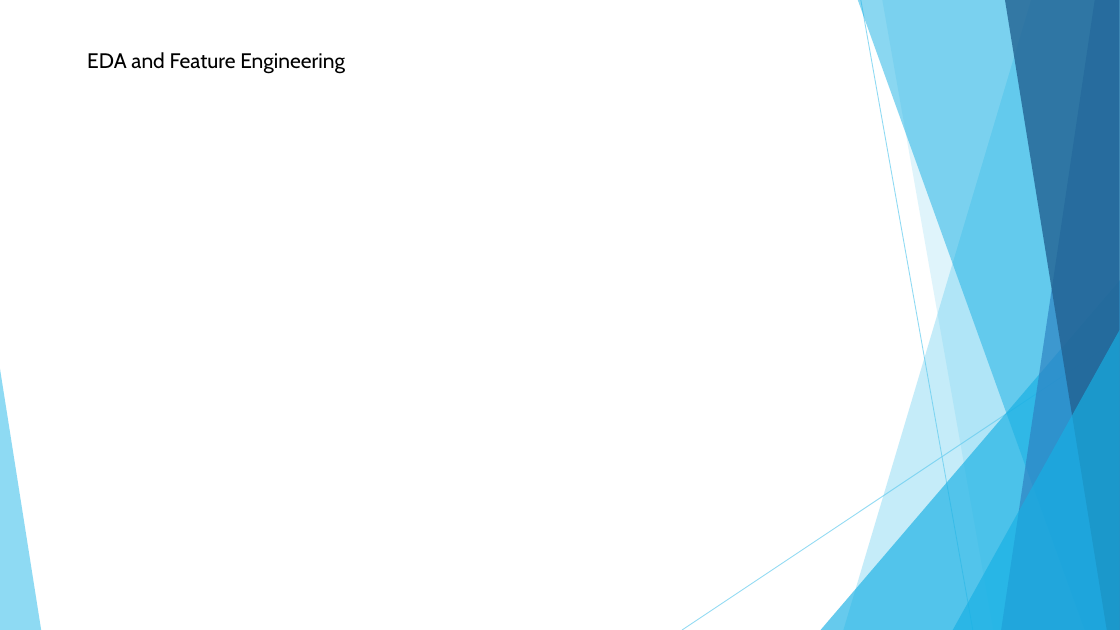
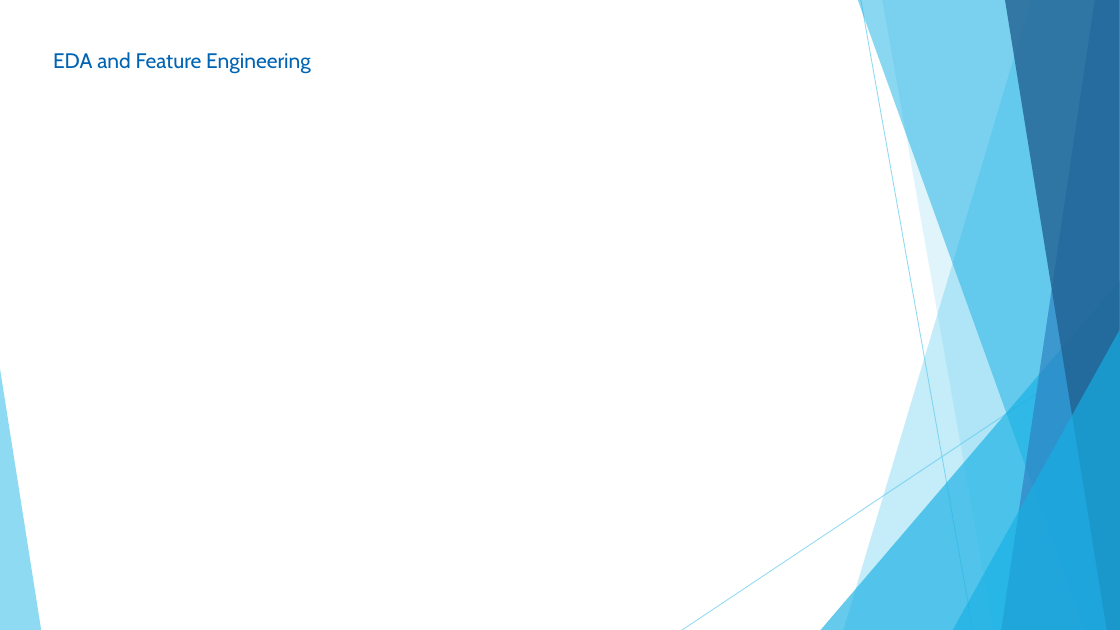
Before and after one commit to pyachauhan/Data-Hackathon-ModelTeam, a slide deck: slide 4 of PPT.pptx. Drawn at 1120x630 pixels with LibreOffice and Linux fonts; fonts in the diff are those of the drawing. Boxes give left, top, right and bottom in pixels: in the first picture for what was removed or moved away, otherwise in the second. Text is boxed around its words. In the diff, an @@ line names an element or a change of style, - is before the commit and + after.

```diff
--- a/PPT.pptx
+++ b/PPT.pptx
@@ text "EDA and Feature Engineering": place and size @@
-text "EDA and Feature Engineering" at [87, 52, 345, 74]
+text "EDA and Feature Engineering" at [53, 52, 311, 74]
@@ text "EDA and Feature Engineering" at [53, 52, 311, 74]: text colour #000000 to #0064B4 @@
```
Also in this commit, not shown: 5 other slides changed, 2 slides added, 2 slides removed.
